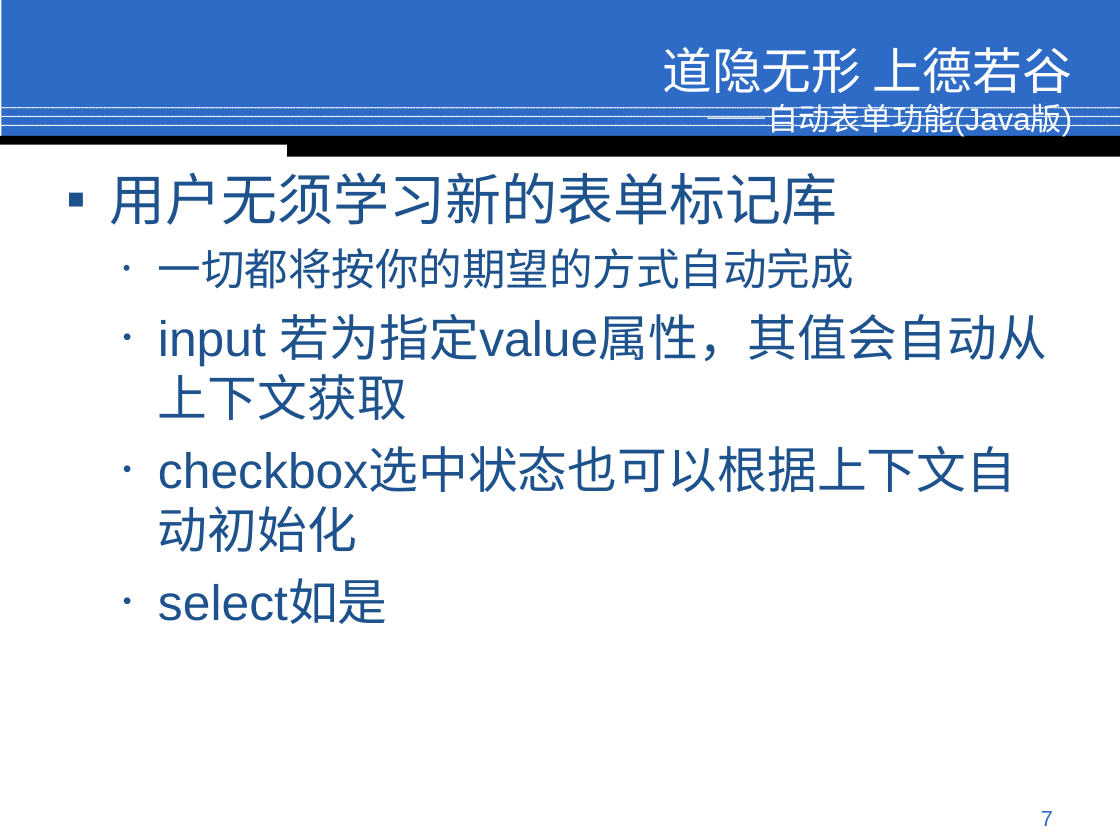
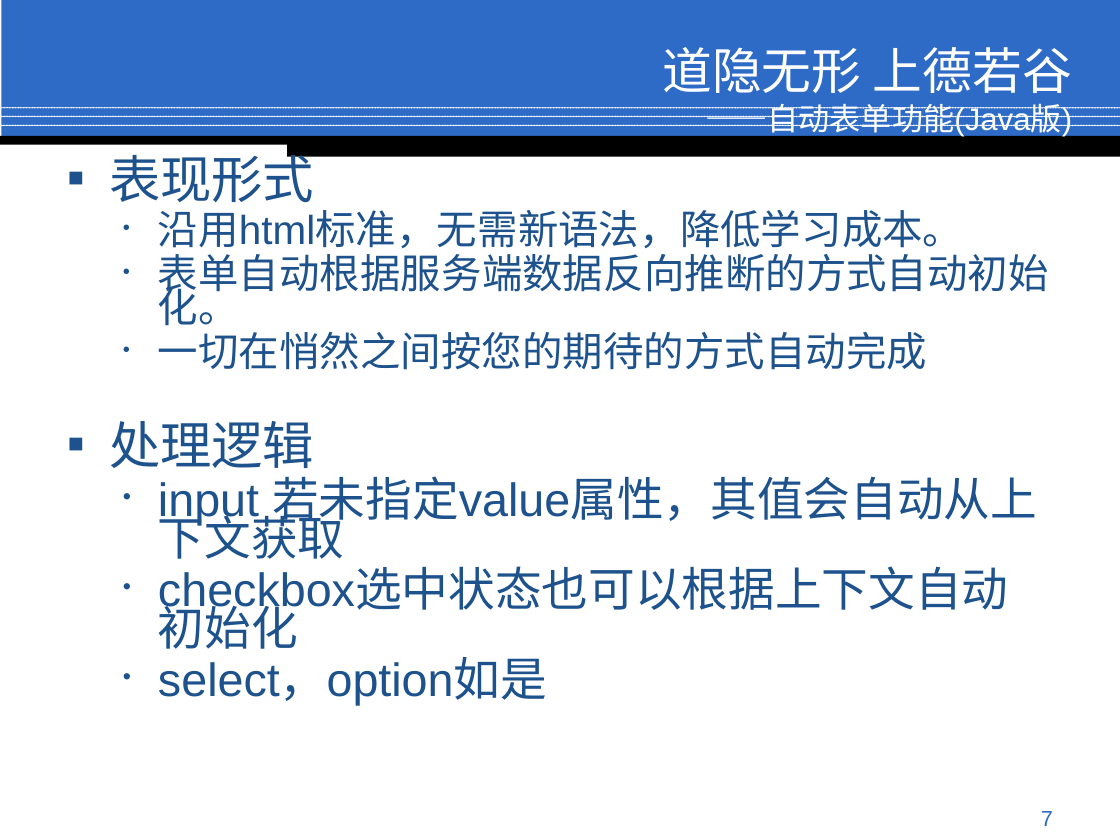
Before and after one commit to jindw/lite, a slide deck: slide 7 of trunk/Lite/web/doc/Preview.ppt. Drawn at 1120x840 pixels with LibreOffice and Linux fonts; fonts in the diff are those of the drawing; background and template pictures are left out. Boxes give left, top, right and bottom in pixels: in the first picture for what was removed or moved away, otherwise in the second. Text is boxed around its words. In the diff, an @@ line names an element or a change of style, - is before the commit and + after.

```diff
--- a/trunk/Lite/web/doc/Preview.ppt
+++ b/trunk/Lite/web/doc/Preview.ppt
@@ text "表现形式" at [109, 146, 1049, 705]: size 32 to 30 pt in "checkbox选中状态也可以根据上下文自动初始化"; line spacing 1 to 0.7 @@
@@ text at [109, 146, 1049, 559]: text changed; size 32 to 26 pt @@
-▪ 用户无须学习新的表单标记库
-  • 一切都将按你的期望的方式自动完成
-  • input 若为指定value属性，其值会自动从上下文获取
+▪ 表现形式
+  • 沿用html标准，无需新语法，降低学习成本。
+  • 表单自动根据服务端数据反向推断的方式自动初始化。
+  • 一切在悄然之间按您的期待的方式自动完成
+▪ 处理逻辑
+  • input 若未指定value属性，其值会自动从上下文获取
@@ text at [158, 659, 547, 705]: text changed; size 32 to 30 pt @@
-  • select如是
+  • select，option如是
```
Also in this commit, not shown: 8 other slides changed.
